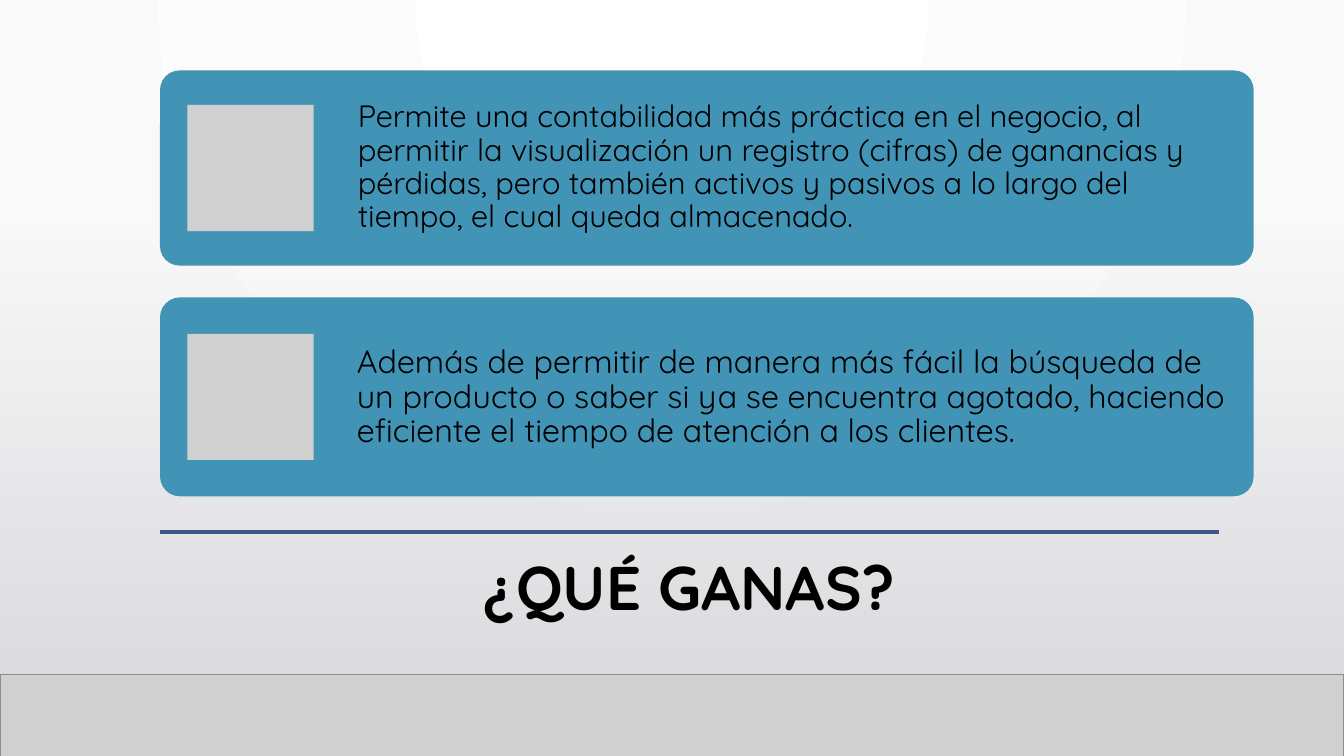
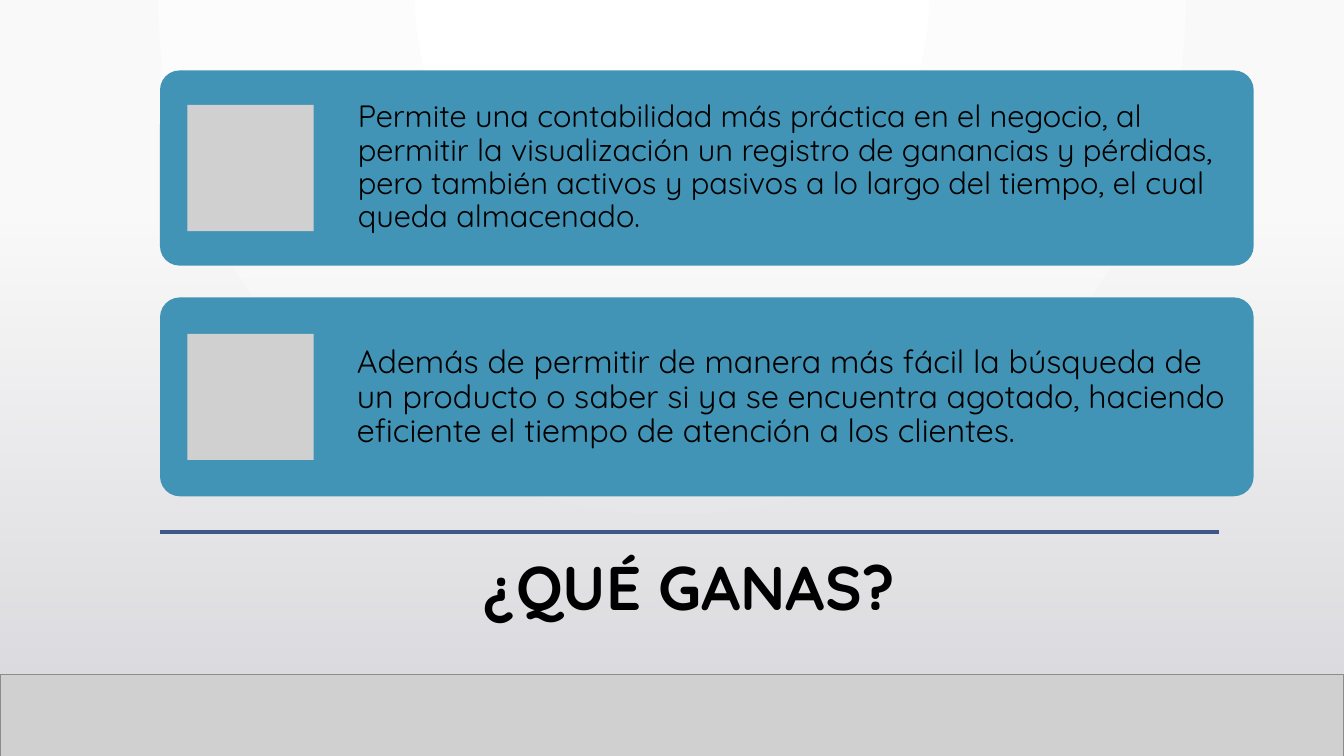
Before and after one commit to miriamyi01/Hospital-Warehouse, a slide deck: slide 16 of Proyecto Completo (EDAI)/Suministro Médico.pptx (slide 15 before the commit). Drawn at 1344x756 pixels with LibreOffice and Linux fonts; fonts in the diff are those of the drawing; grey boxes stand for pictures; background and template pictures are left out. Boxes give left, top, right and bottom in pixels: in the first picture for what was removed or moved away, otherwise in the second. Text is boxed around its words. In the diff, an @@ line names an element or a change of style, - is before the commit and + after.

```diff
--- a/Proyecto Completo (EDAI)/Suministro Médico.pptx
+++ b/Proyecto Completo (EDAI)/Suministro Médico.pptx
@@ text at bbox=[358, 104, 1212, 233]: text changed @@
-Permite una contabilidad más práctica en el negocio, al permitir la visualización un registro (cifras) de ganancias y pérdidas, pero también activos y pasivos a lo largo del tiempo, el cual queda almacenado.
+Permite una contabilidad más práctica en el negocio, al permitir la visualización un registro de ganancias y pérdidas, pero también activos y pasivos a lo largo del tiempo, el cual queda almacenado.
```
Also in this commit, not shown: 1 slide added.
